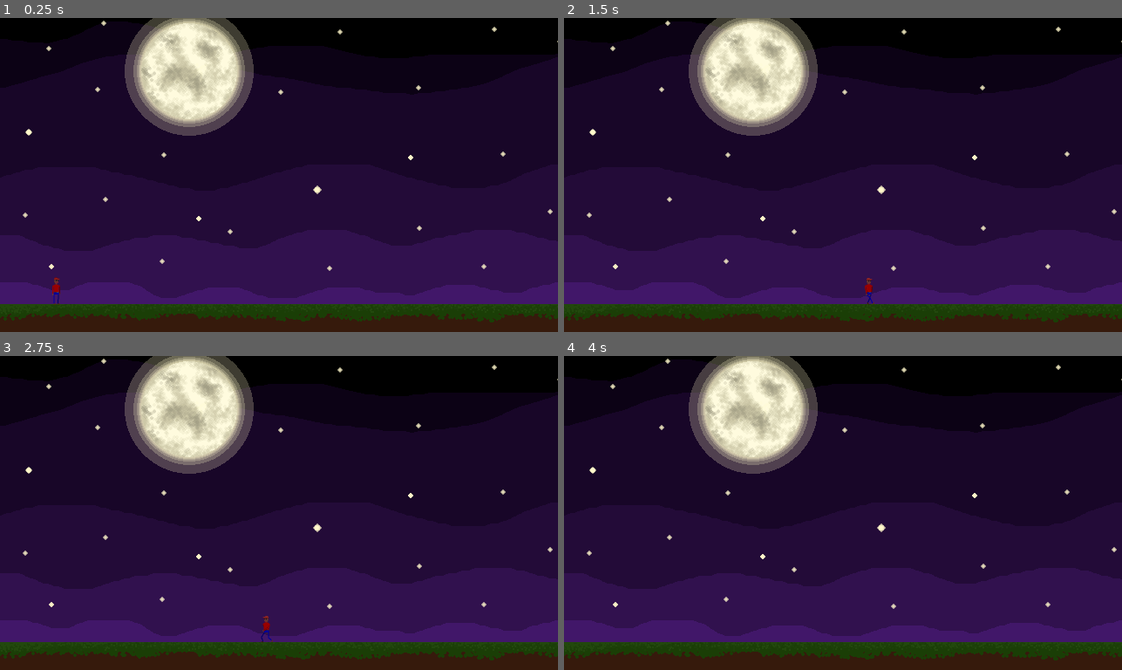
Above: before the commit, frames 1-4 (two rows, left to right).
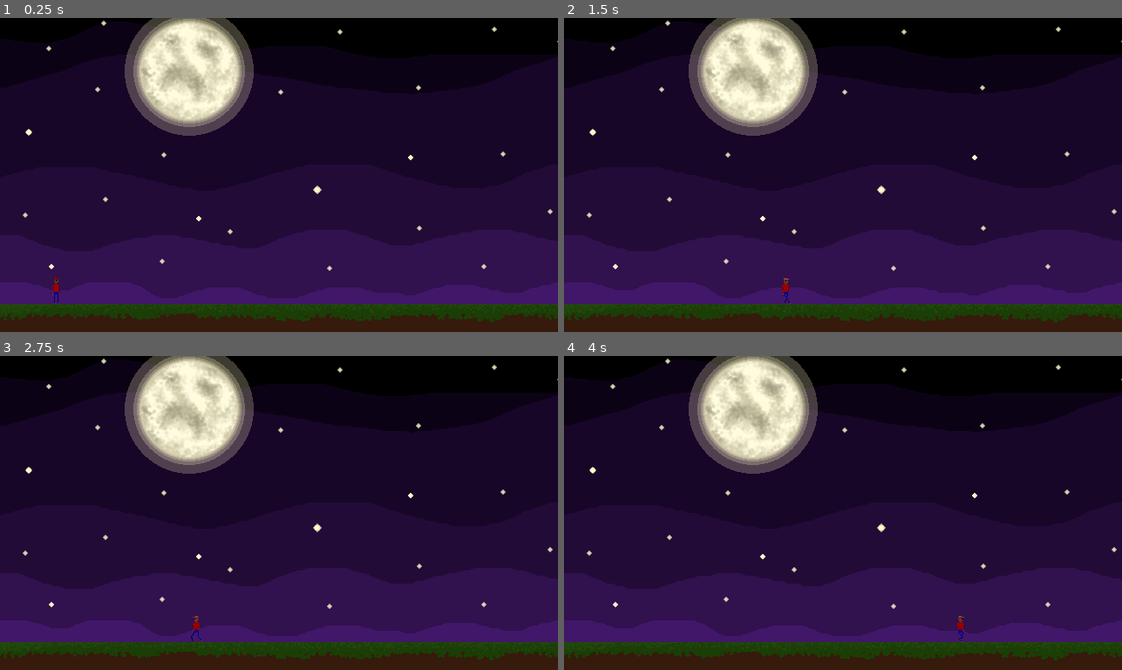
Above: after the commit, the same moments.

Repository: jake-abed/trivia-tower-of-terror
Game: Godot game, scene res://scenes/outside_tower.tscn
The game is run twice, just before and just after one commit, with the same random seed, the same clock (stepped at 60 frames per second) and the same inputs. The project has no main scene, so this scene is started directly.
Inputs:
- Up to frame 1 (0.25 s): no input
- Up to frame 2 (1.5 s): tap Enter at 0.5 s; hold Right (ui_right) from 0.53 s (still down)
- Up to frame 3 (2.75 s): release Right (ui_right) at 2.03 s; hold Left (ui_left) from 2.03 s (still down)
- Up to frame 4 (4 s): release Left (ui_left) at 2.78 s; hold Right (ui_right) from 2.78 s (still down)

The runs differ from the first frame. In frame 1, less than 0.1% of the frame differs, in the area x 9-11%, y 82-92%; in frame 2, 0.1%, in the area x 39-56%, y 82-92%; in frame 3, 0.1%; in frame 4, less than 0.1%.

Commit message:
Add game controller, ghost scene, and make question populate

Diff:
--- /dev/null
+++ b/data/easy_questions.json
@@ -0,0 +1,20 @@
+{
+	"easy": [
+		{
+			"question": "Which band released the hit single “Smells Like Teen Spirit” in 1991?",
+			"answer": "Nirvana",
+			"options": ["Nirvana", "Pearl Jam", "The Beatles", "The Backstreet Boys"],
+			"hint": "Kurt Cobain was this band’s singer."
+		},
+		{
+			"question": "What is the capital city of Egypt?",
+			"answer": "Cairo",
+			"hint": "This is easy, so I'll tell you that it ain't Luxor.",
+			"options": ["Cairo", "Rome", "Alexandria", "Luxor"]
+		}
+	],
+  "medium": [
+  ],
+  "hard": [
+  ]
+}
--- /dev/null
+++ b/data/questions.json
@@ -0,0 +1,44 @@
+{
+	"easy": [
+		{
+			"question": "Which band released the hit single “Smells Like Teen Spirit” in 1991?",
+			"answer": "Nirvana",
+			"options": ["Nirvana", "Pearl Jam", "The Beatles", "The Backstreet Boys"],
+			"hint": "Kurt Cobain was this band’s singer."
+		},
+		{
+			"question": "What is the capital city of Egypt?",
+			"answer": "Cairo",
+			"hint": "This is easy, so I'll tell you that it ain't Luxor.",
+			"options": ["Cairo", "Rome", "Alexandria", "Luxor"]
+		},
+	{
+	  "question": "Which planet is the largest in our Solar System?",
+	  "answer": "Jupiter",
+	  "hint": "Father Zeus!",
+	  "options": ["Jupiter", "Saturn", "Pluto", "Uranus"]
+	}
+	],
+  "medium": [
+	{
+	  "question": "This rapper exposed Drake’s hidden son in the diss track “The Story of Adidon”.",
+	  "answer": "Pusha T",
+	  "hint": "He is a member of the rap group 'Clipse' alongside Malice.",
+	  "options": ["Pusha T", "Kendrick Lamar", "Meek Mill", "Vanilla Ice"]
+	},
+	{
+	  "question": "Which of the following is not an alternate name for a double bass?",
+	  "answer": "Tall Fiddle",
+	  "hint": "The fake name has the word fiddle in it.",
+	  "options": ["Tall Fiddle", "Contrabass", "Bull Fiddle", "Bass Violin"]
+	}
+  ],
+  "hard": [
+	{
+	  "question": "Which US President entered Spanish occupied Florida chasing the Seminole peoples, inadvertently leading to the U.S. taking control of Florida?",
+	  "answer": "Andrew Jackson",
+	  "hint": "This event happened before his Presidency and was not approved by Spain or the U.S. government initially.",
+	  "options": ["Andrew Jackson", "Abraham Lincoln", "James Madison", "John Quincy Adams"]
+	}
+  ]
+}
--- a/project.godot
+++ b/project.godot
@@ -14,14 +14,18 @@
 config/features=PackedStringArray("4.3", "GL Compatibility")
 config/icon="res://icon.svg"
 
+[autoload]
+
+GameController="*res://scripts/game_controller.gd"
+
 [display]
 
 window/size/viewport_width=640
 window/size/viewport_height=360
-window/stretch/mode="viewport"
-window/stretch/scale_mode="integer"
+window/stretch/mode="canvas_items"
 
 [rendering]
 
+textures/canvas_textures/default_texture_filter=0
 renderer/rendering_method="gl_compatibility"
 renderer/rendering_method.mobile="gl_compatibility"
--- a/Question.tscn
+++ b/scenes/Question.tscn
@@ -1,10 +1,14 @@
-[gd_scene load_steps=3 format=3 uid="uid://ii15nq165n41"]
+[gd_scene load_steps=5 format=3 uid="uid://ii15nq165n41"]
 
-[ext_resource type="StyleBox" uid="uid://bsjww8c7htevv" path="res://QuestionButtonDefault.tres" id="1_7ahib"]
+[ext_resource type="Script" path="res://scenes/question.gd" id="1_51d2h"]
+[ext_resource type="StyleBox" uid="uid://bsjww8c7htevv" path="res://QuestionButtonDefault.tres" id="1_t5tcm"]
 
 [sub_resource type="Theme" id="Theme_yrvmi"]
-Button/styles/disabled = ExtResource("1_7ahib")
-Button/styles/normal = ExtResource("1_7ahib")
+Button/styles/disabled = ExtResource("1_t5tcm")
+Button/styles/normal = ExtResource("1_t5tcm")
+
+[sub_resource type="StyleBoxFlat" id="StyleBoxFlat_jt781"]
+bg_color = Color(0.824468, 0.48597, 0.543822, 1)
 
 [node name="Question" type="Panel"]
 anchors_preset = 5
@@ -15,8 +19,9 @@
 offset_right = 307.0
 offset_bottom = 197.0
 grow_horizontal = 2
+script = ExtResource("1_51d2h")
 
-[node name="Label" type="Label" parent="."]
+[node name="QuestionLabel" type="Label" parent="."]
 layout_mode = 1
 anchors_preset = 5
 anchor_left = 0.5
@@ -37,36 +42,43 @@
 theme_override_constants/separation = 8
 alignment = 1
 
-[node name="HBoxContainer" type="HBoxContainer" parent="VBoxContainer"]
+[node name="Row1" type="HBoxContainer" parent="VBoxContainer"]
 layout_mode = 2
 theme_override_constants/separation = 8
 alignment = 1
 
-[node name="Answer1" type="Button" parent="VBoxContainer/HBoxContainer"]
+[node name="Answer1" type="Button" parent="VBoxContainer/Row1"]
 layout_mode = 2
 size_flags_horizontal = 3
 theme = SubResource("Theme_yrvmi")
 text = "TESTING 1, 2, 3 4 5"
 
-[node name="Answer2" type="Button" parent="VBoxContainer/HBoxContainer"]
+[node name="Answer2" type="Button" parent="VBoxContainer/Row1"]
 layout_mode = 2
 size_flags_horizontal = 3
 theme = SubResource("Theme_yrvmi")
 text = "TESTING 1, 2, 3 4 5"
 
-[node name="HBoxContainer2" type="HBoxContainer" parent="VBoxContainer"]
+[node name="Row2" type="HBoxContainer" parent="VBoxContainer"]
 layout_mode = 2
 theme_override_constants/separation = 8
 alignment = 1
 
-[node name="Answer3" type="Button" parent="VBoxContainer/HBoxContainer2"]
+[node name="Answer3" type="Button" parent="VBoxContainer/Row2"]
 layout_mode = 2
 size_flags_horizontal = 3
 theme = SubResource("Theme_yrvmi")
 text = "TESTING 1, 2, 3 4 5"
 
-[node name="Answer4" type="Button" parent="VBoxContainer/HBoxContainer2"]
+[node name="Answer4" type="Button" parent="VBoxContainer/Row2"]
 layout_mode = 2
 size_flags_horizontal = 3
 theme = SubResource("Theme_yrvmi")
 text = "TESTING 1, 2, 3 4 5"
+
+[node name="IntroPanel" type="Panel" parent="."]
+visible = false
+layout_mode = 0
+offset_right = 614.0
+offset_bottom = 188.0
+theme_override_styles/panel = SubResource("StyleBoxFlat_jt781")
--- /dev/null
+++ b/scenes/floor.tscn
@@ -0,0 +1,6 @@
+[gd_scene load_steps=2 format=3 uid="uid://bey21cqg0e3rf"]
+
+[ext_resource type="Script" path="res://scripts/floor.gd" id="1_45w8c"]
+
+[node name="Floor" type="Node2D"]
+script = ExtResource("1_45w8c")
--- /dev/null
+++ b/scenes/ghost.tscn
@@ -0,0 +1,8 @@
+[gd_scene load_steps=2 format=3 uid="uid://c5dild2oo7c3v"]
+
+[ext_resource type="Script" path="res://scripts/ghost.gd" id="1_tj104"]
+
+[node name="Ghost" type="Node2D"]
+script = ExtResource("1_tj104")
+
+[node name="Sprite2D" type="Sprite2D" parent="."]
--- /dev/null
+++ b/scenes/question.gd
@@ -0,0 +1,39 @@
+class_name Question extends Panel
+
+@export var intro_text := ""
+@export var question := ""
+@export var answer := ""
+@export var hint := ""
+@export var options := ["", "", "", ""]
+
+@onready var question_label := $QuestionLabel
+@onready var answer_1 := $VBoxContainer/Row1/Answer1
+@onready var answer_2 := $VBoxContainer/Row1/Answer2
+@onready var answer_3 := $VBoxContainer/Row2/Answer3
+@onready var answer_4 := $VBoxContainer/Row2/Answer4
+
+# Called when the node enters the scene tree for the first time.
+func _ready() -> void:
+	init_question()
+	populate_ui()
+
+# Called every frame. 'delta' is the elapsed time since the previous frame.
+func _process(delta: float) -> void:
+	pass
+
+func init_question() -> void:
+	var possible_questions: Array = GameController.all_questions[GameController.current_difficulty]
+	var rand_question: Dictionary = possible_questions.pick_random()
+	question = rand_question["question"]
+	answer = rand_question["answer"]
+	hint = rand_question["answer"]
+	var copy_of_options: Array = rand_question["options"].duplicate(true)
+	copy_of_options.shuffle()
+	options = copy_of_options
+
+func populate_ui() -> void:
+	question_label.text = question
+	answer_1.text = options[0]
+	answer_2.text = options[1]
+	answer_3.text = options[2]
+	answer_4.text = options[3]
--- /dev/null
+++ b/scripts/floor.gd
@@ -0,0 +1,10 @@
+class_name Floor extends Node2D
+
+@onready var question: Dictionary
+@onready var ghost: Ghost
+
+func _ready() -> void:
+	pass # Replace with function body.
+
+func _process(delta: float) -> void:
+	pass
--- /dev/null
+++ b/scripts/game_controller.gd
@@ -0,0 +1,45 @@
+extends Node
+
+@onready var current_difficulty := "easy"
+@onready var all_questions: Dictionary
+@onready var easy_questions: Array
+@onready var medium_questions: Array
+@onready var hard_questions: Array
+
+func _ready() -> void:
+	all_questions = load_questions()
+	easy_questions = all_questions["easy"]
+	medium_questions = all_questions["medium"]
+	hard_questions = all_questions["hard"]
+	print(medium_questions)
+
+
+func load_questions() -> Dictionary:
+	var file = FileAccess.open("res://data/questions.json", FileAccess.READ)
+	var raw_data := file.get_as_text()
+
+	var json = JSON.new()
+	var error := json.parse(raw_data)
+	if error == OK:
+		if typeof(json.data) == TYPE_DICTIONARY:
+			return json.data
+		else: return { "unknown_data_type": true }
+	else: return { "unknown_data_type": true }
+
+func increase_difficulty() -> void:
+	match current_difficulty:
+		"easy":
+			current_difficulty = "medium"
+		"medium":
+			current_difficulty = "hard"
+		_:
+			current_difficulty = "hard"
+
+func decrease_difficulty() -> void:
+	match current_difficulty:
+		"hard":
+			current_difficulty = "medium"
+		"medium":
+			current_difficulty = "easy"
+		_:
+			current_difficulty = "easy"
--- /dev/null
+++ b/scripts/ghost.gd
@@ -0,0 +1,15 @@
+class_name Ghost extends Node2D
+
+@export var ghost_name := ""
+
+
+
+# Called when the node enters the scene tree for the first time.
+func _ready() -> void:
+	print(ghost_name)
+
+
+
+# Called every frame. 'delta' is the elapsed time since the previous frame.
+func _process(delta: float) -> void:
+	pass
--- a/scripts/player.gd
+++ b/scripts/player.gd
@@ -1,7 +1,6 @@
 extends CharacterBody2D
 
-const SPEED := 300.0
-const JUMP_VELOCITY := -400.0
+const SPEED := 200.0
 
 @export var sprite: Sprite2D
 @export var anim_tree: AnimationTree
